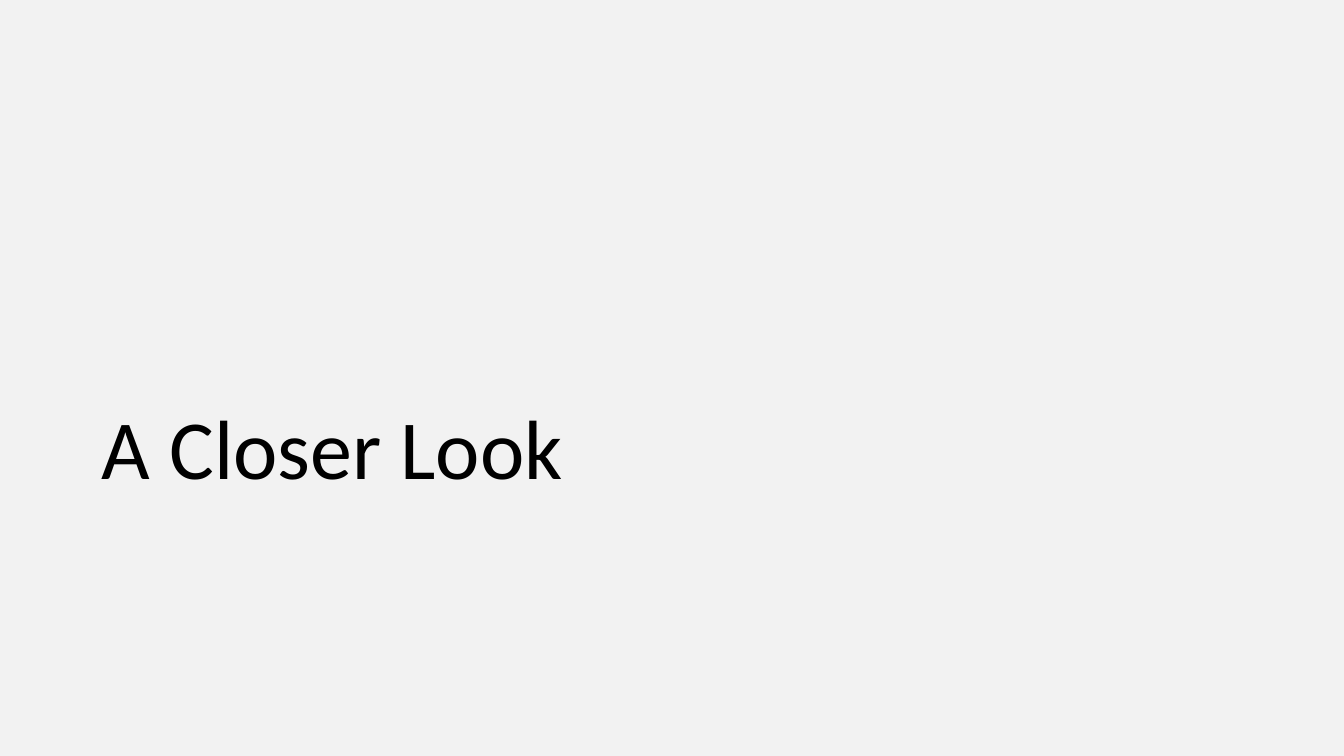
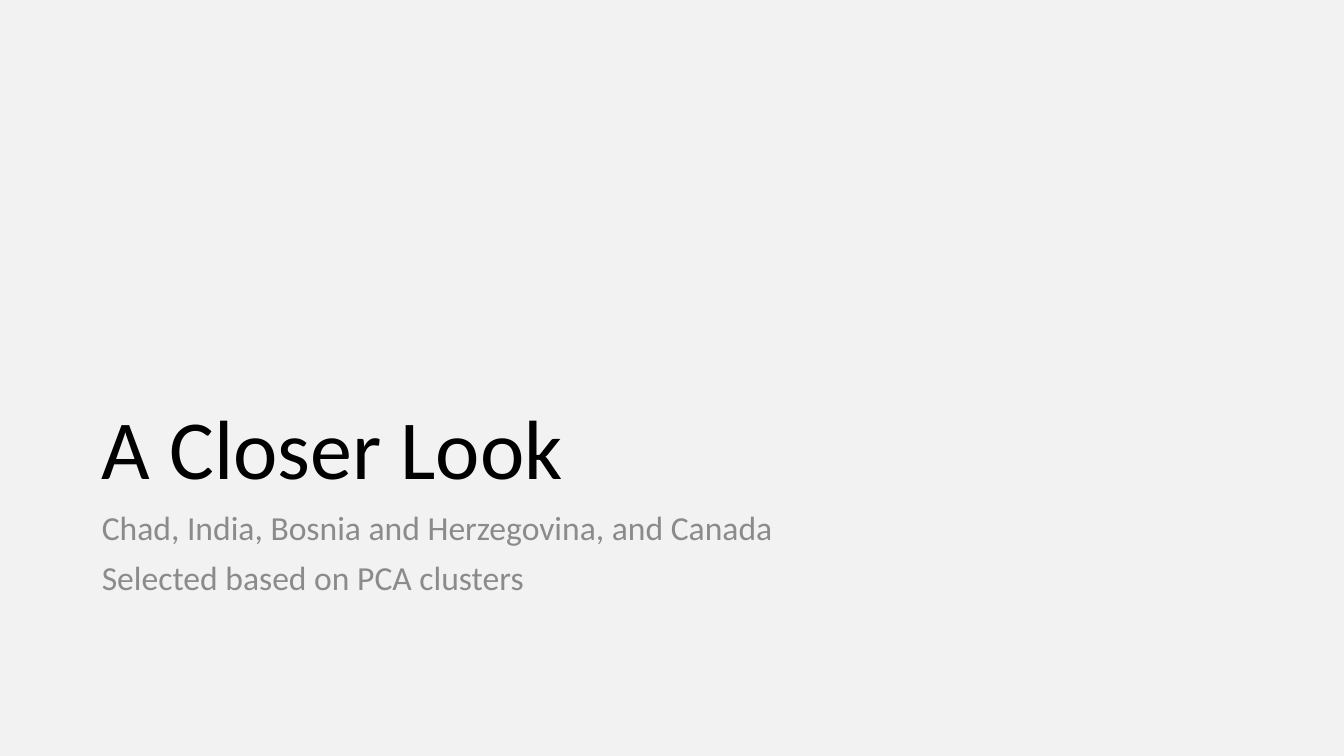
Before and after one commit to IE2020term2TeamE/Group_assigment2_DV, a slide deck: slide 20 of Group Assignment 02 - Group E_Consolidated.pptx (slide 18 before the commit). Drawn at 1344x756 pixels with LibreOffice and Linux fonts; fonts in the diff are those of the drawing. Boxes give left, top, right and bottom in pixels: in the first picture for what was removed or moved away, otherwise in the second. Text is boxed around its words. In the diff, an @@ line names an element or a change of style, - is before the commit and + after.

```diff
--- a/Group Assignment 02 - Group E_Consolidated.pptx
+++ b/Group Assignment 02 - Group E_Consolidated.pptx
@@ text added at <box>102,517,772,590</box>, 24 pt, text #8C8C8C @@
+Chad, India, Bosnia and Herzegovina, and Canada
+Selected based on PCA clusters
```
Also in this commit, not shown: 2 other slides changed, 15 slides added, 12 slides removed.
